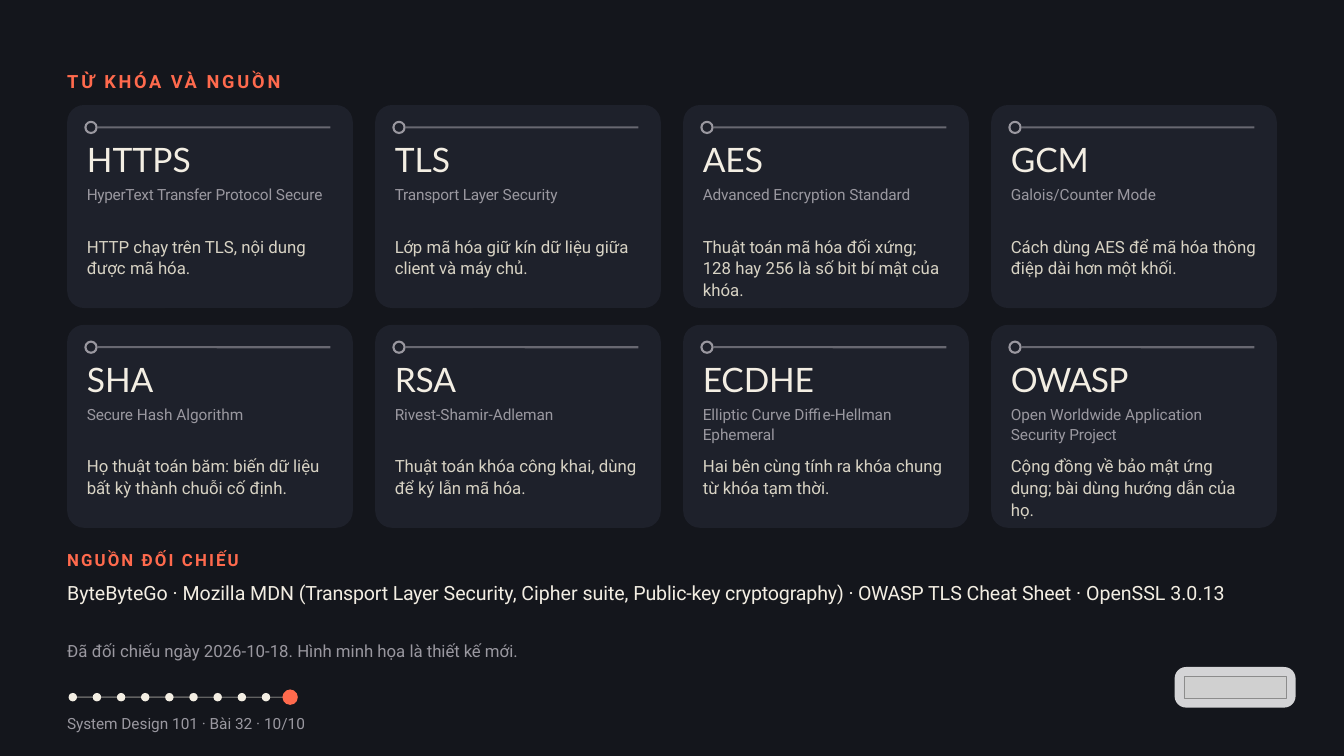
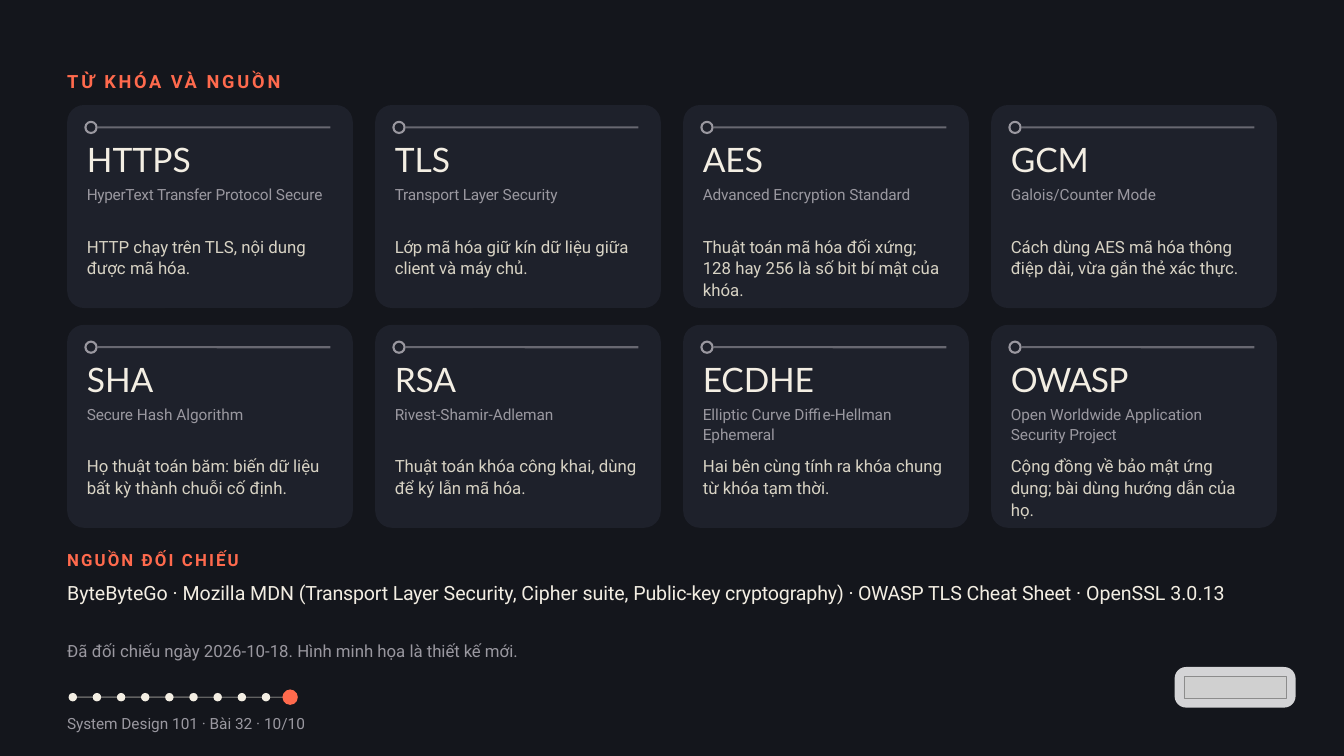
Before and after one commit to vohoailinh90/tool-marketing-studio, a slide deck: slide 10 of system-design-101/vi/lessons/sd-14-032/slides/sd-14-032.pptx. Drawn at 1344x756 pixels with LibreOffice and Linux fonts; fonts in the diff are those of the drawing; grey boxes stand for pictures. Boxes give left, top, right and bottom in pixels: in the first picture for what was removed or moved away, otherwise in the second. Text is boxed around its words. In the diff, an @@ line names an element or a change of style, - is before the commit and + after.

```diff
--- a/system-design-101/vi/lessons/sd-14-032/slides/sd-14-032.pptx
+++ b/system-design-101/vi/lessons/sd-14-032/slides/sd-14-032.pptx
@@ text at [1011,240,1239,278]: text changed @@
-Cách dùng AES để mã hóa thông điệp dài hơn một khối.
+Cách dùng AES mã hóa thông điệp dài, vừa gắn thẻ xác thực.
```
Also in this commit, not shown: 1 other slide changed.
